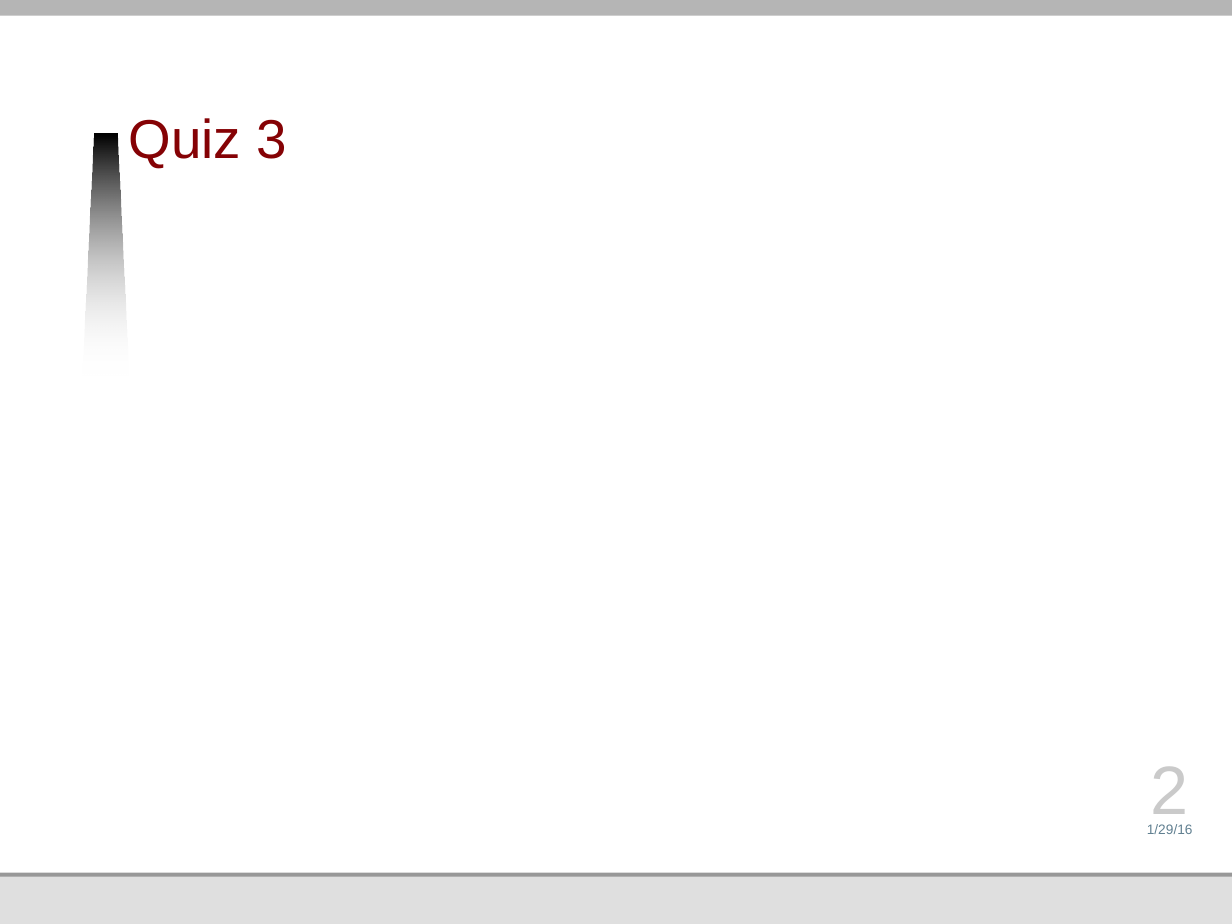
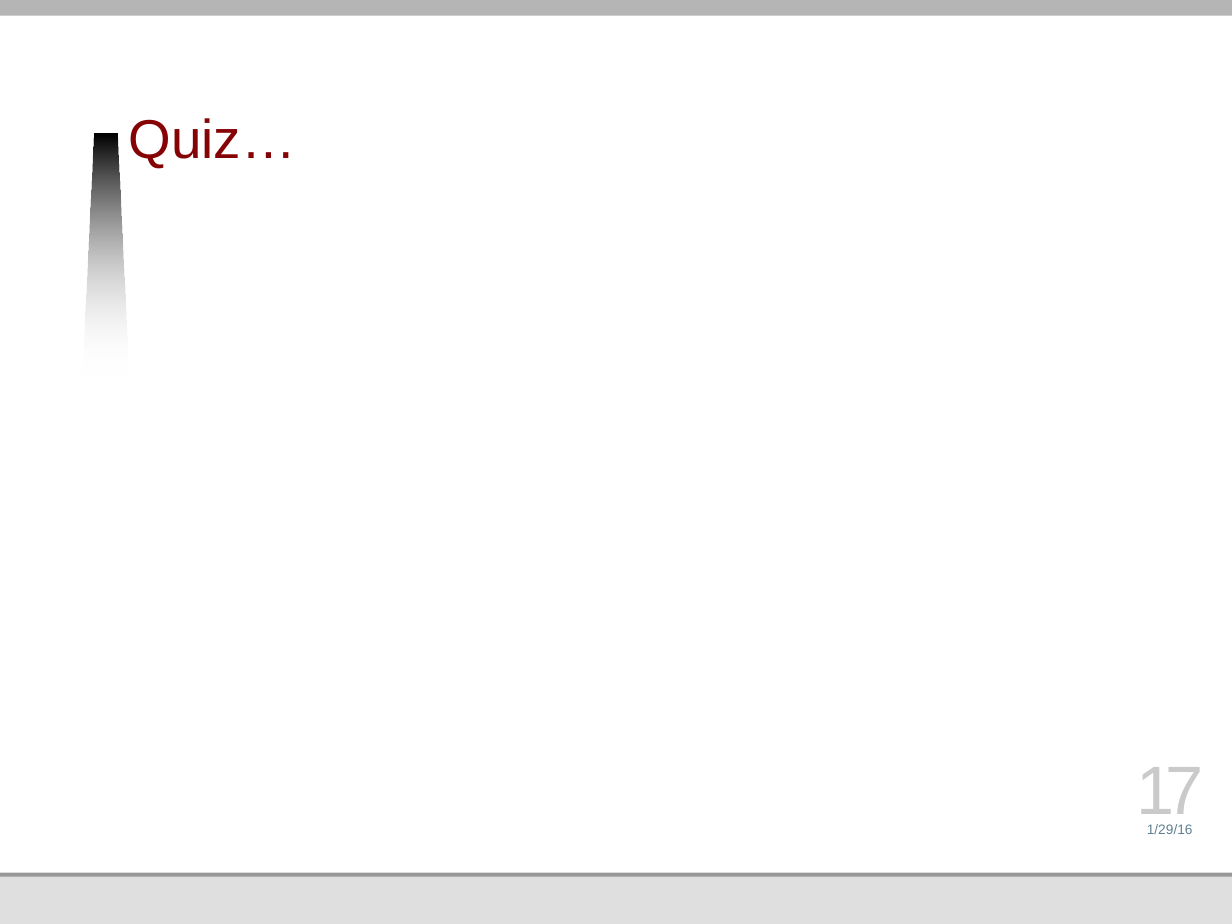
Before and after one commit to jmankoff/data, a slide deck: slide 17 of Lectures/8 Announcements.pptx (slide 2 before the commit). Drawn at 1232x924 pixels with LibreOffice and Linux fonts; fonts in the diff are those of the drawing; background and template pictures are left out. Boxes give left, top, right and bottom in pixels: in the first picture for what was removed or moved away, otherwise in the second. Text is boxed around its words. In the diff, an @@ line names an element or a change of style, - is before the commit and + after.

Commit message:
Updates to Lectures

```diff
--- a/Lectures/8 Announcements.pptx
+++ b/Lectures/8 Announcements.pptx
@@ title at (129,118,296,167): text changed @@
-Quiz 3
+Quiz…
@@ page number at (1136,767,1204,827): text changed @@
-2
+17
```
Also in this commit, not shown: 15 slides added, 8 other files.
